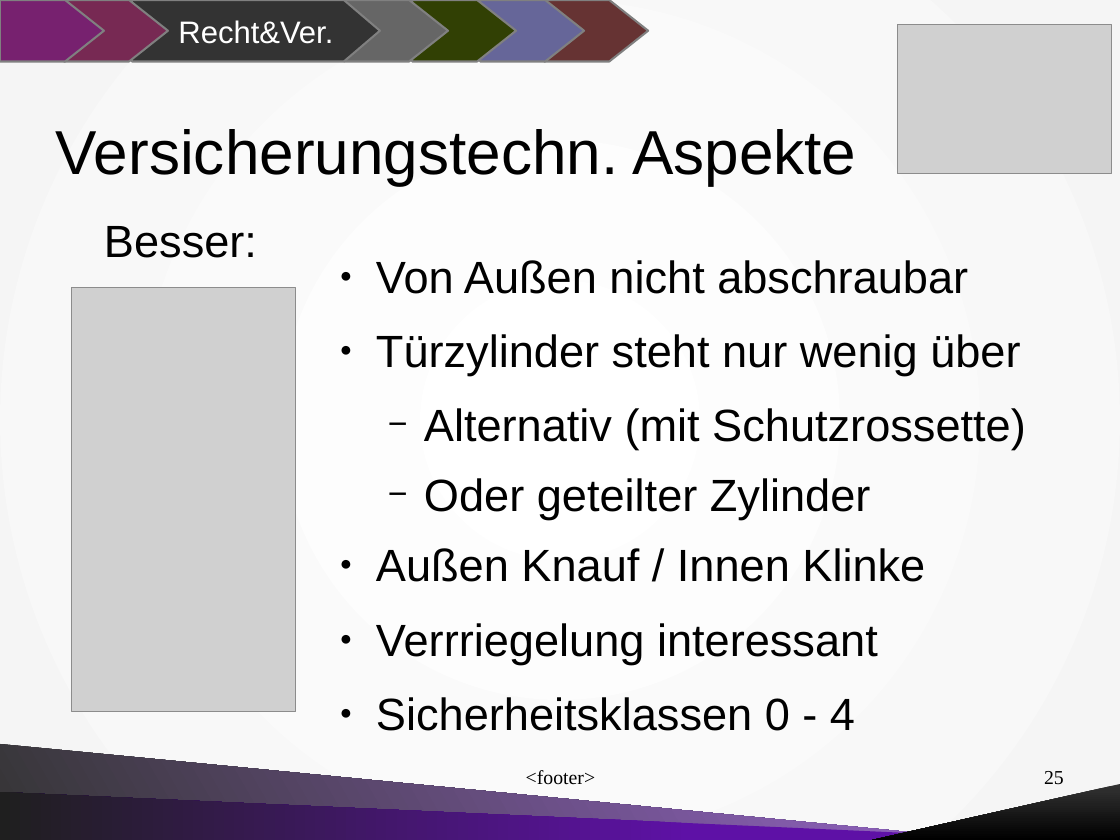
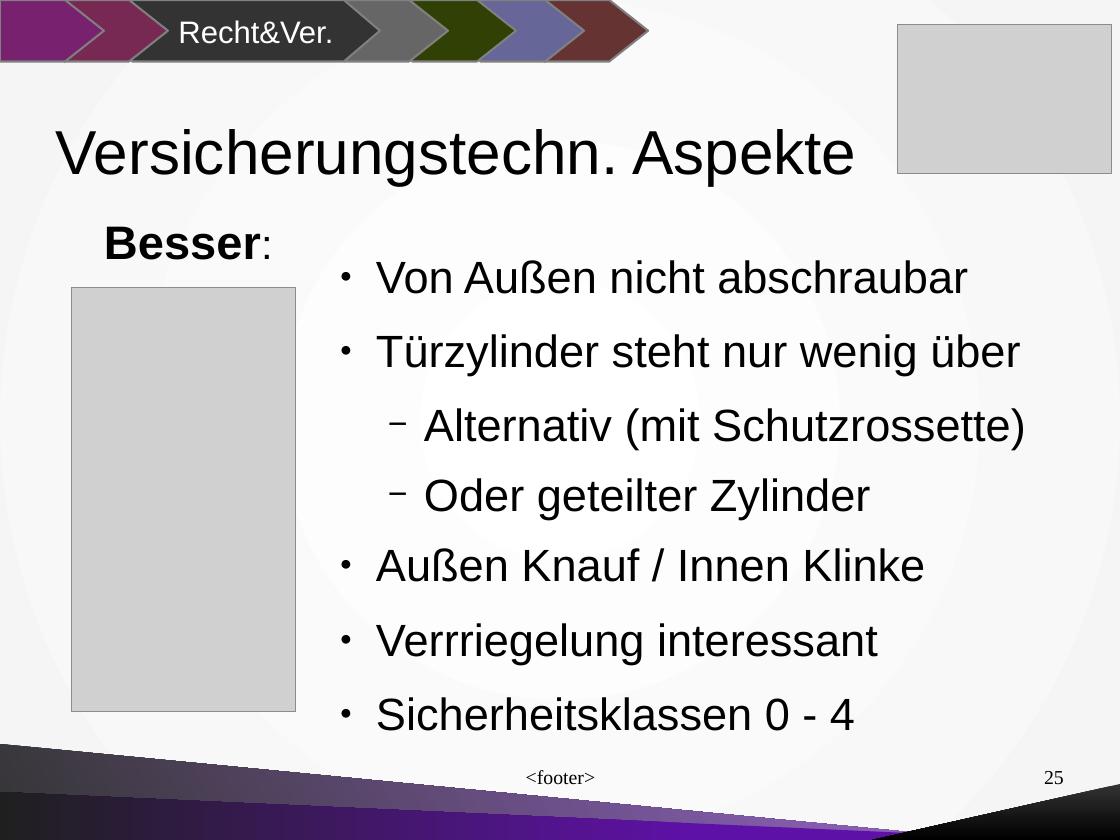
Before and after one commit to mdrobisch/roseguarden, a slide deck: slide 25 of documentation/presentations/Talk_at_VOW_Dresden_Germany_2015-11-06.odp. Drawn at 1120x840 pixels with LibreOffice and Linux fonts; fonts in the diff are those of the drawing; grey boxes stand for pictures. Boxes give left, top, right and bottom in pixels: in the first picture for what was removed or moved away, otherwise in the second. Text is boxed around its words. In the diff, an @@ line names an element or a change of style, - is before the commit and + after.

```diff
--- a/documentation/presentations/Talk_at_VOW_Dresden_Germany_2015-11-06.odp
+++ b/documentation/presentations/Talk_at_VOW_Dresden_Germany_2015-11-06.odp
@@ text "Besser:" at box(104, 226, 261, 260): size 32 to 33.3 pt, size 32 to 29.6 pt, bold on in "Besser:" @@
```
Also in this commit, not shown: 2 other slides changed, 2 other files.
